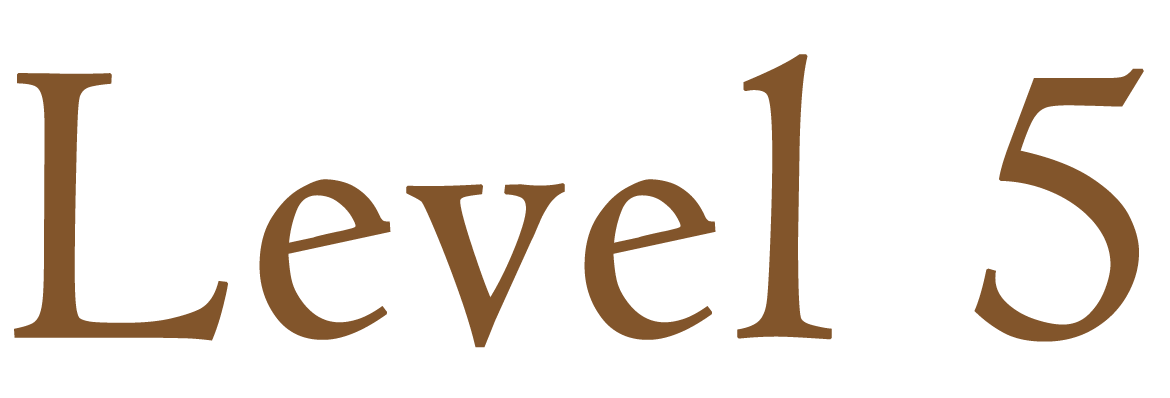
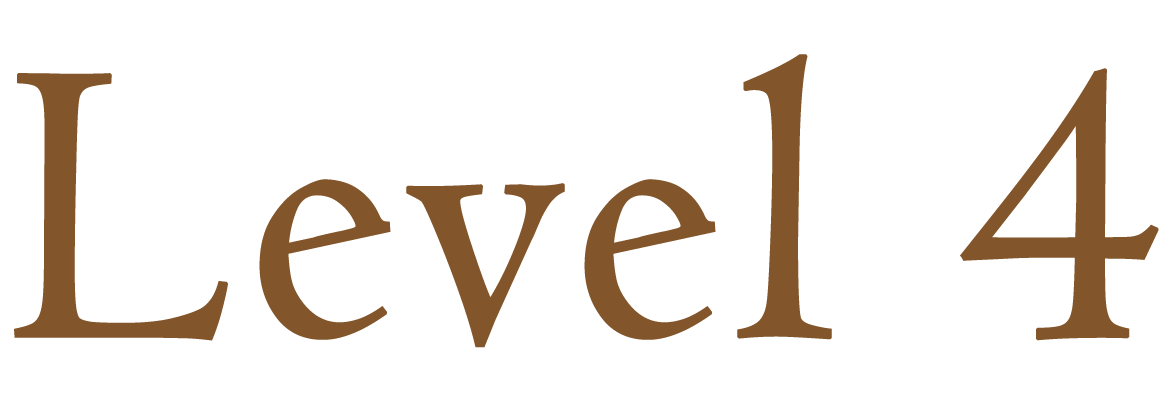
The second 1170 x 398 image is a revision of the first. Changes to its layers:
renamed "Level 5" to "Level 4", painted on it over [960, 68, 1159, 342]
